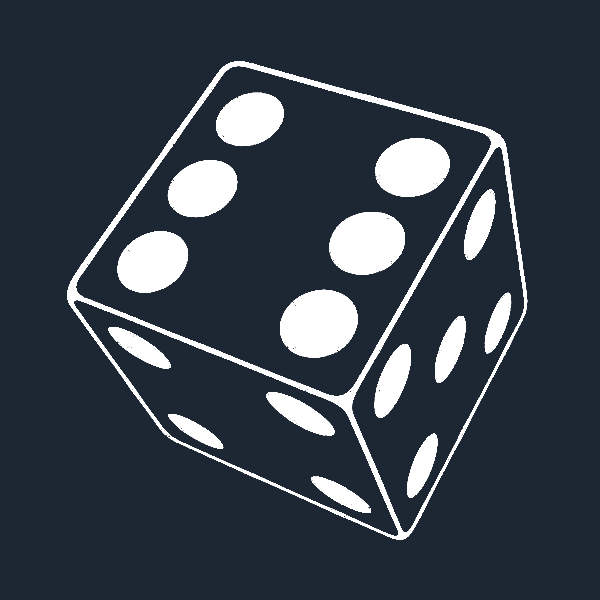
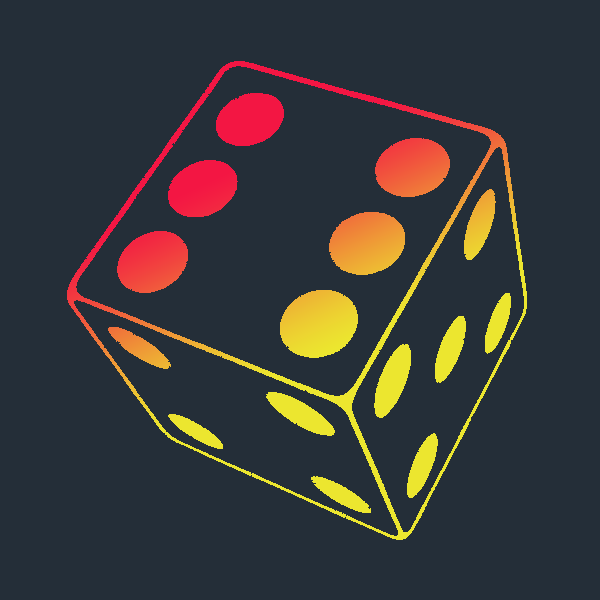
Layered file, before and after one edit (600×600). Changes by layer:
renamed "Слой 2 copy 2" to "Слой 8 copy", showed it, painted on it over <box>0,0,600,600</box>
moved "Background" above "Слой 7 copy" over <box>0,0,600,600</box>
hid "Слой 7 copy" over <box>0,0,600,600</box>
